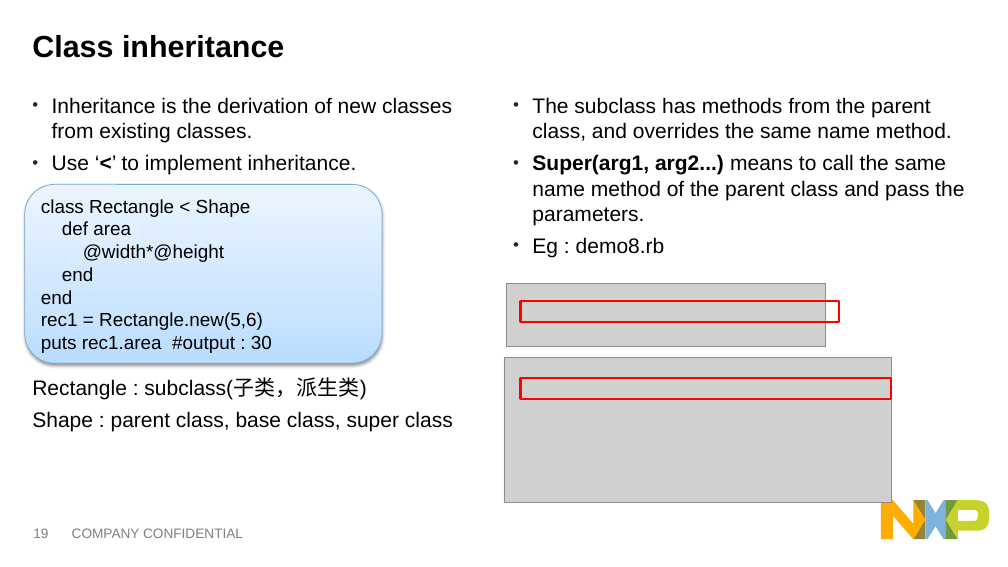
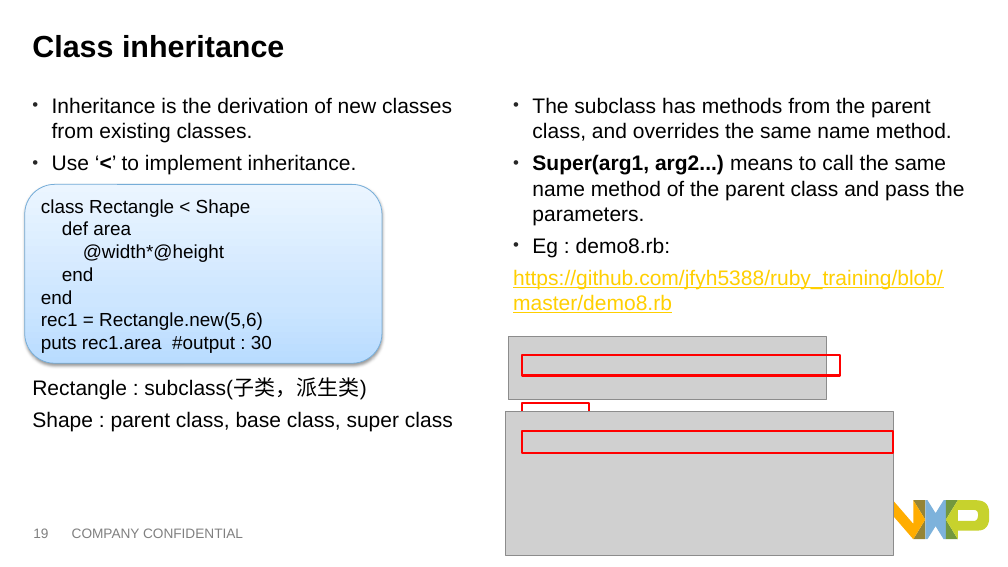
Before and after one commit to jfyh5388/ruby_training, a slide deck: slide 19 of Ruby basic training_eng V1.1.pptx. Drawn at 1008x567 pixels with LibreOffice and Linux fonts; fonts in the diff are those of the drawing; grey boxes stand for pictures. Boxes give left, top, right and bottom in pixels: in the first picture for what was removed or moved away, otherwise in the second. Text is boxed around its words. In the diff, an @@ line names an element or a change of style, - is before the commit and + after.

```diff
--- a/Ruby basic training_eng V1.1.pptx
+++ b/Ruby basic training_eng V1.1.pptx
@@ text at bbox=[513, 237, 943, 313]: text changed; text colour #000000 to #FFCF00 @@
-• Eg : demo8.rb
+• Eg : demo8.rb:
+https://github.com/jfyh5388/ruby_training/blob/master/demo8.rb
@@ picture: place and size @@
-picture at bbox=[507, 284, 825, 346]
+picture at bbox=[508, 337, 827, 400]
@@ rectangle: place and size @@
-rectangle at bbox=[520, 301, 839, 322]
+rectangle at bbox=[523, 355, 841, 376]
@@ picture: place and size @@
-picture at bbox=[504, 358, 892, 502]
+picture at bbox=[506, 411, 893, 556]
@@ rectangle added at bbox=[523, 403, 590, 424], outline #FF0000 2 pt @@
@@ rectangle: place and size @@
-rectangle at bbox=[520, 378, 892, 399]
+rectangle at bbox=[523, 432, 894, 453]
```
Also in this commit, not shown: 16 other slides changed.
